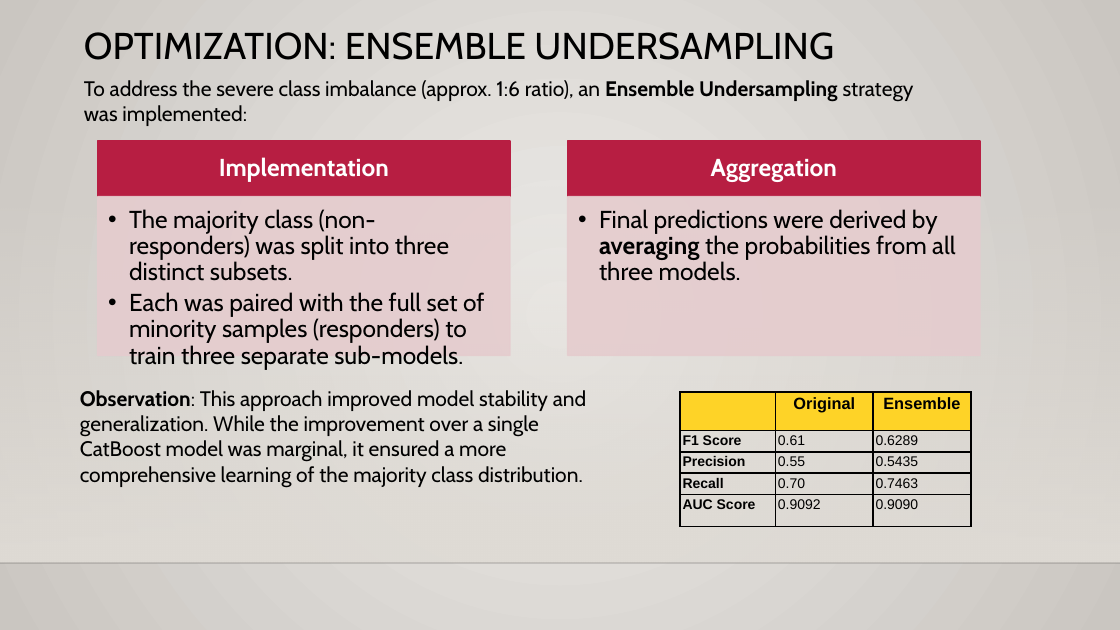
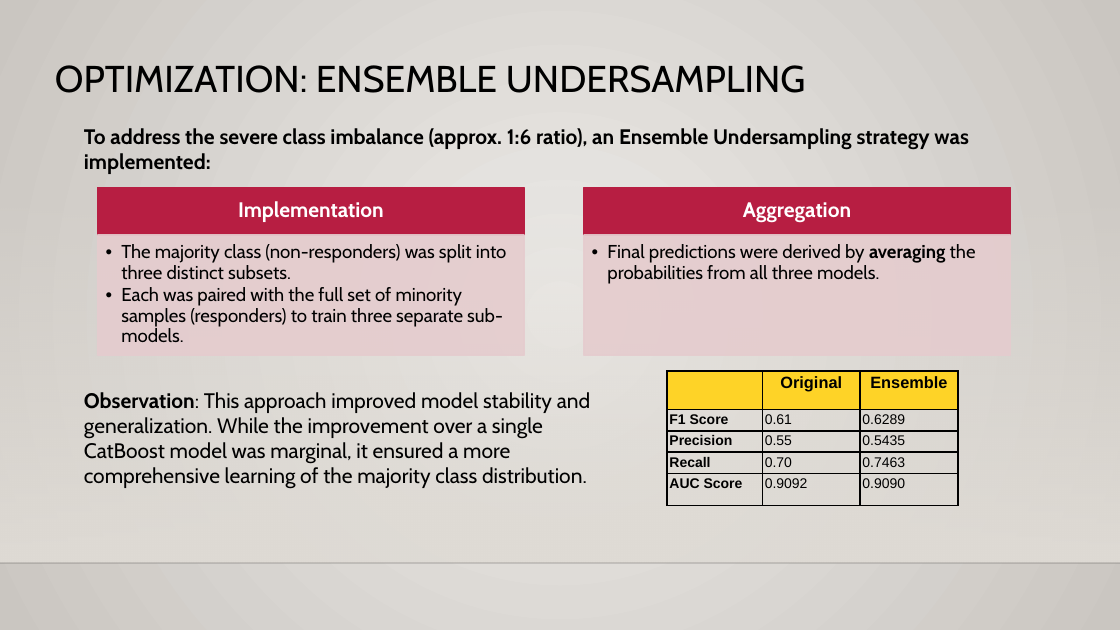
Before and after one commit to Janet5y2i/RetailCustAnalysis, a slide deck: slide 7 of iFood Marketing Prediction Model_Report.pptx (slide 5 before the commit). Drawn at 1120x630 pixels with LibreOffice and Linux fonts; fonts in the diff are those of the drawing; background and template pictures are left out. Boxes give left, top, right and bottom in pixels: in the first picture for what was removed or moved away, otherwise in the second. Text is boxed around its words. In the diff, an @@ line names an element or a change of style, - is before the commit and + after.

```diff
--- a/iFood Marketing Prediction Model_Report.pptx
+++ b/iFood Marketing Prediction Model_Report.pptx
@@ title "OPTIMIZATION: ENSEMBLE UNDERSAMPLING": place and size @@
-title "OPTIMIZATION: ENSEMBLE UNDERSAMPLING" at (84, 32, 834, 60)
+title "OPTIMIZATION: ENSEMBLE UNDERSAMPLING" at (55, 65, 806, 93)
@@ text "To address the severe class ...": place and size @@
-text "To address the severe class ..." at (84, 80, 914, 126)
+text "To address the severe class ..." at (84, 128, 968, 174)
@@ text "To address the severe class ..." at (84, 128, 968, 174): bold on in "To address the severe class imbalance (approx. ..." @@
@@ text "Implementation": place and size @@
-text "Implementation" at (219, 157, 389, 182)
+text "Implementation" at (238, 201, 384, 222)
@@ text "Implementation" at (238, 201, 384, 222): size 21 to 18 pt; less space between paragraphs @@
@@ rectangle: place and size @@
-rectangle at (97, 141, 510, 197)
+rectangle at (97, 187, 524, 235)
@@ text "Aggregation" at (743, 202, 851, 223): size 21 to 18 pt; less space between paragraphs @@
@@ text "Aggregation": place and size @@
-text "Aggregation" at (711, 159, 837, 182)
+text "Aggregation" at (743, 202, 851, 223)
@@ rectangle: place and size @@
-rectangle at (568, 141, 981, 197)
+rectangle at (584, 187, 1011, 235)
@@ text "The majority class (non-responders) was ...": place and size @@
-text "The majority class (non-responders) was ..." at (129, 209, 484, 369)
+text "The majority class (non-responders) was ..." at (121, 244, 507, 342)
@@ text "The majority class (non-responders) was ..." at (121, 244, 507, 342): size 21 to 16 pt; indent changed @@
@@ rectangle: place and size @@
-rectangle at (97, 197, 510, 355)
+rectangle at (97, 235, 524, 355)
@@ text "Final predictions were derived by ..." at (607, 244, 976, 284): size 21 to 16 pt; indent changed @@
@@ text "Final predictions were derived by ...": place and size @@
-text "Final predictions were derived by ..." at (599, 209, 955, 281)
+text "Final predictions were derived by ..." at (607, 244, 976, 284)
@@ rectangle: place and size @@
-rectangle at (568, 197, 981, 355)
+rectangle at (584, 235, 1011, 355)
@@ text "Observation: This approach improved model ...": place and size @@
-text "Observation: This approach improved model ..." at (80, 390, 586, 488)
+text "Observation: This approach improved model ..." at (84, 392, 590, 489)
@@ table: place and size @@
-table at (681, 392, 971, 527)
+table at (667, 371, 958, 506)
```
Also in this commit, not shown: 7 other slides changed, 2 slides added.
